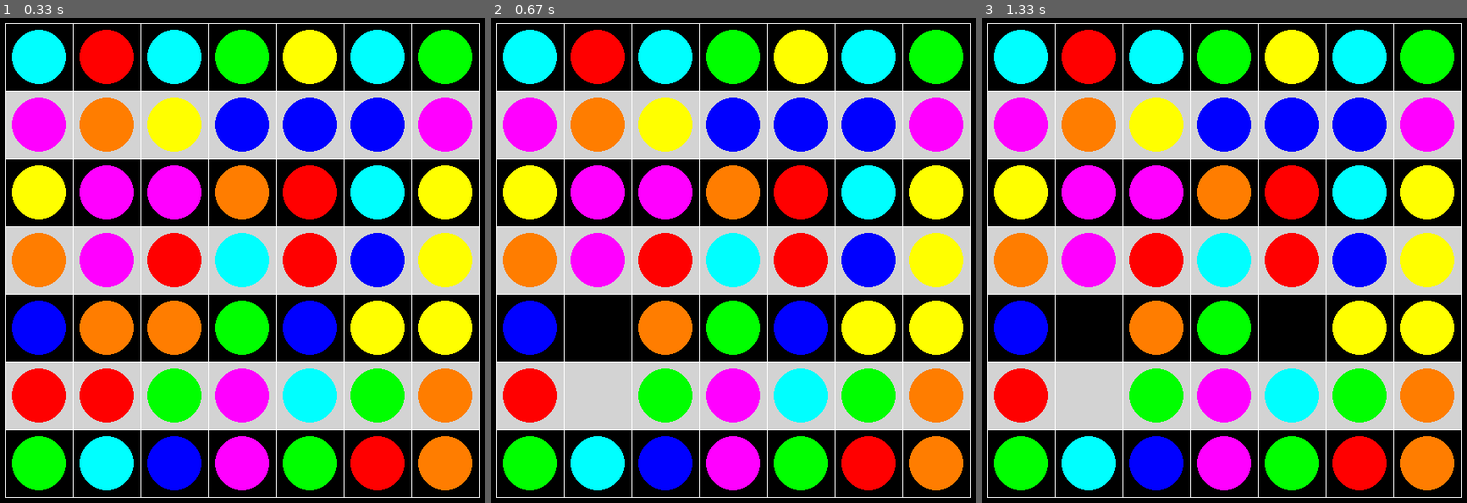
Above: before the commit, frames 1-3 (left to right).
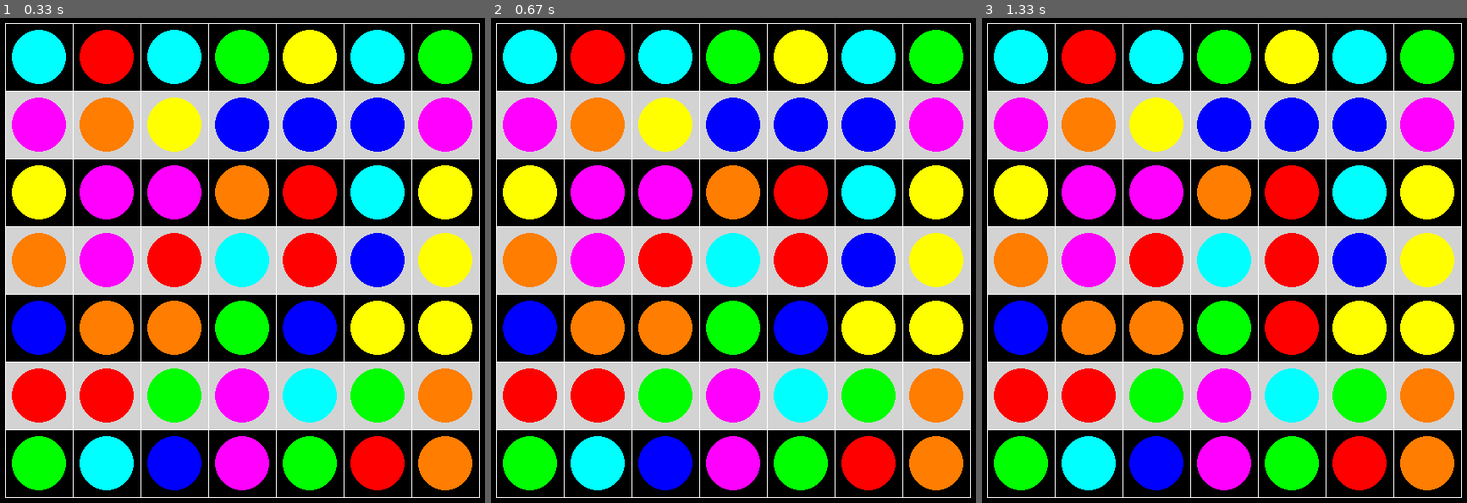
Above: after the commit, the same moments.

Repository: ytqlq/study_pygame
Game: pygame game, started from movesticks.py
Two runs of this game, one before a commit and one after it. Both use one fixed random seed, a clock stepped at 60 frames per second and the inputs below.
Inputs (mouse positions are in pixels of both pictures, inside the frame that each line leads up to):
- Up to frame 1 (0.33 s): no input
- Up to frame 2 (0.67 s): press the mouse at (597, 328) at 0.37 s; move the mouse to (588, 372) at 0.47 s; release the mouse at (573, 420) at 0.6 s
- Up to frame 3 (1.33 s): click (1282, 318) at 0.72 s

Frame 1 is identical in both runs. In frame 2, 1.9% of the frame differs, in the area x 16-28%, y 58-84%; in frame 3, 2.9%, in the area x 16-70%, y 58-84%.

Commit message:
重写文件

Diff:
--- a/movesticks.py
+++ b/movesticks.py
@@ -31,7 +31,8 @@
 circlescale = 0.8
 
 
-def drawtable(
+
+def drawtable(dessurface:pygame.Surface,
     block_w=block_w,
     rowcol=colornum,
     color=color_line,
@@ -49,8 +50,9 @@
     for i in range(rowcol + 1):
         pygame.draw.line(sf, color, (0, i * block_w), (rowcol * block_w, i * block_w))
         pygame.draw.line(sf, color, (i * block_w, 0), (i * block_w, rowcol * block_w))
-
-    return sf
+    sf_rect = sf.get_rect(center = dessurface.get_rect().center)
+    dessurface.blit(sf,sf_rect)
+    return sf_rect
 
 
 class Stick:
@@ -58,28 +60,47 @@
         self.color = color
         self.des_rect = des_rect
         self.radius = self.des_rect.w / 2 * scale
+        self.circle_rect = pygame.Rect((0,0),(w := self.radius*2,w))
+        self.circle_rect.center = self.des_rect.center
 
     def drawcircle(self, dessurface: pygame.Surface):
-        self.circle_rect = pygame.draw.circle(
-            dessurface, self.color, self.des_rect.center, self.radius
+        return pygame.draw.circle(
+            dessurface, self.color, self.circle_rect.center, self.radius
         )
+
+        # pygame.draw.circle()
     def delete(self,dessurface: pygame.Surface,dessfcp:pygame.Surface):
 
         dessurface.blit(dessfcp,self.circle_rect,self.circle_rect)
+        self.color = None
+    def upate(self,mousecolor,dessurface:pygame.Surface, dessfccp:pygame.Surface):
+        # color = dessuface.get_at(self.circle_rect.centerx)
+        # precolor = dessfccp.get_at(self.circle_rect.center)
+        tmpcolor = mousecolor
+        mousecolor = self.color
+        self.color = tmpcolor
+        if self.color:
+            self.drawcircle(dessurface)
+        else:
+            dessurface.blit(dessfccp,self.circle_rect,self.circle_rect)
+        return mousecolor
+
+
 
 
 
 
 
 def draw_all_sticks(
-    dessurface: pygame.Surface, total=colornum, line_width=line_width, block_w=block_w
+    sf_rect:pygame.Rect, dessurface: pygame.Surface, total=colornum, line_width=line_width, block_w=block_w
 ):
     d_color = dict.fromkeys(color_circle, 0)
     # l_stick_rects = []
+    offset = (sf_rect.x - dessurface.get_rect().x, sf_rect.y - dessurface.get_rect().y)
     sticks = []
     for i in range(total):
         for j in range(total):
-            pos = (i * block_w, j * block_w)
+            pos = (i * block_w+ offset[0], j * block_w+offset[1])
 
             circle_color = random.choice(color_circle)
             while d_color[circle_color] >= 7:
@@ -97,39 +118,61 @@
 
 
 
+
 def main():
     pygame.init()
+    fps = 60
+    c = pygame.time.Clock()
     screen = pygame.display.set_mode(sc_size, pygame.SCALED)
     # 画表格
     # screen.fill(bg_color)
 
-    sf = drawtable()
-    sfcp = sf.copy()
-    sticks = draw_all_sticks(sf)
 
-    sf_rect = sf.get_rect(center=screen.get_rect().center)
-    offset = (sf_rect.x - screen.get_rect().x, sf_rect.y - screen.get_rect().y)
-    # for item in sticks:
-    #     item.circle_rect.move_ip(offset)# 转换成在screen中的rect。
-    screen.blit(sf, sf_rect)
+    sf_rect = drawtable(screen)
+    screencp = screen.copy()
+    sticks = draw_all_sticks(sf_rect,screen)
+    # print(sticks)
 
-    # pygame.draw.circle()
+
     running = True
+
+    tag = True
+    mouse_color = None
+    i = 0
+    leftpressed = False
     while running:
+        # print(i)
+
         for e in pygame.event.get():
+            # print(e.__doc__)
             if e.type == pygame.QUIT:
                 running = False
-        mps = pygame.mouse.get_pressed()
-        if mps[0]:
-            pos = pygame.mouse.get_pos()
-            pos = (pos[0]- offset[0], pos[1]-offset[1])
-            for s in sticks:
-                if s.circle_rect.collidepoint(pos):
-                    s.delete(sf,sfcp)
+            if e.type == pygame.MOUSEBUTTONUP:
 
-        screen.blit(sf,sf_rect)
-        pygame.display.update()
+                pos = pygame.mouse.get_pos()
+                for s in sticks:
+                    if s.circle_rect.collidepoint(pos):
+
+                        if not leftpressed:
+                            mouse_color = s.upate(mouse_color,screen,screencp)
+                        break
 
 
+        # if leftpressed:
+        #     # pygame.mouse.set_visible(0)
+        #     screencp = screen.copy()
+        mouse_pos = pygame.mouse.get_pos()
+        #     screen.blit(screencp,(0,0))
+        screencp = screen.copy()
+        # if mouse_color is not None:
+        #     pygame.draw.circle(screen,mouse_color,mouse_pos,sticks[0].radius)
+
+        # if not leftpressed:
+        #     pygame.mouse.set_visible(1)
+
+
+        pygame.display.update()
+        c.tick(fps)
+        # i += 1
 if __name__ == "__main__":
     main()
